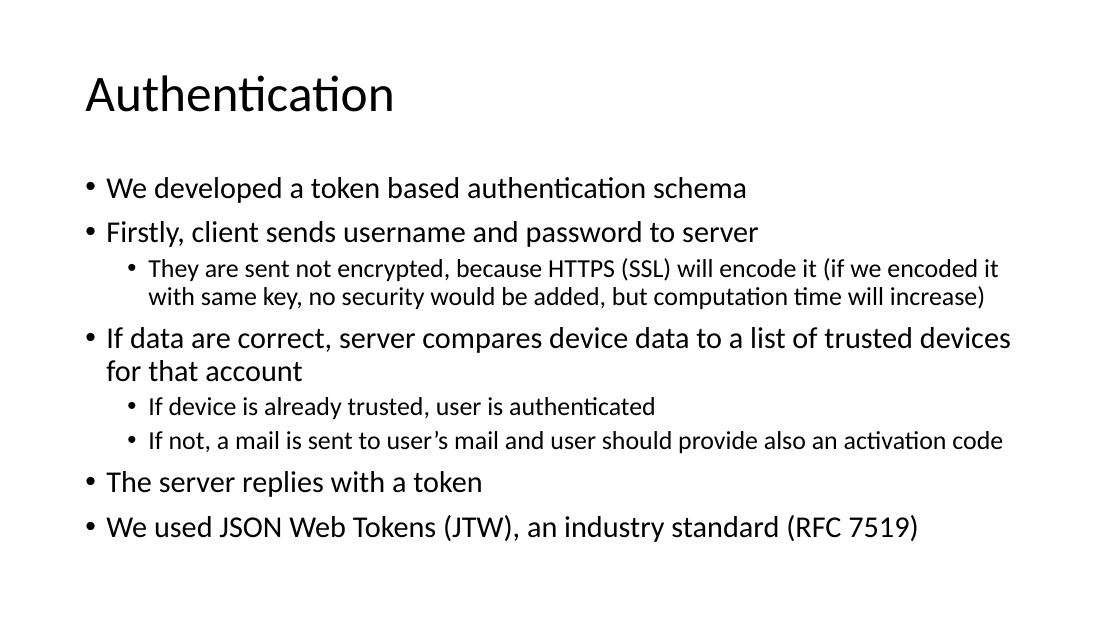
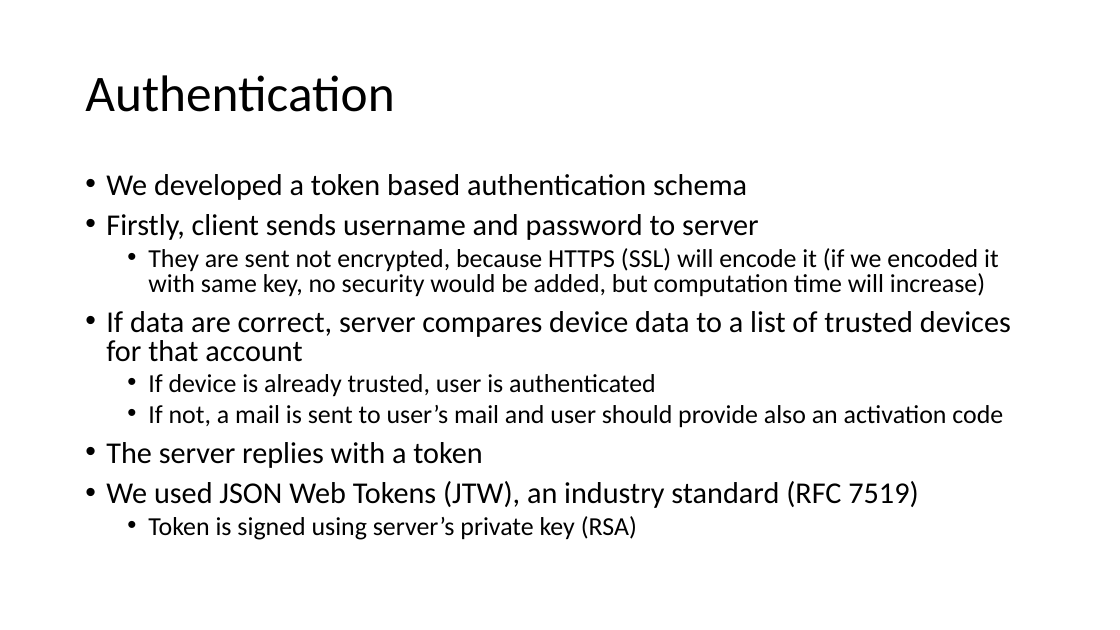
Before and after one commit to fparricelli/Encrypted-data-exchange-between-two-Arduino-boards-using-Symmetric-Encryption, a slide deck: slide 12 of Documentazione e cose così/Slide_concettuali_Luca.pptx. Drawn at 1120x630 pixels with LibreOffice and Linux fonts; fonts in the diff are those of the drawing. Boxes give left, top, right and bottom in pixels: in the first picture for what was removed or moved away, otherwise in the second. Text is boxed around its words. In the diff, an @@ line names an element or a change of style, - is before the commit and + after.

```diff
--- a/Documentazione e cose così/Slide_concettuali_Luca.pptx
+++ b/Documentazione e cose così/Slide_concettuali_Luca.pptx
@@ text at (106, 174, 1011, 508): line spacing 0.9 to 0.8 @@
@@ text at (148, 516, 637, 540): paragraph added @@
+  • Token is signed using server’s private key (RSA)
```
Also in this commit, not shown: 1 other slide changed, 2 other files.
